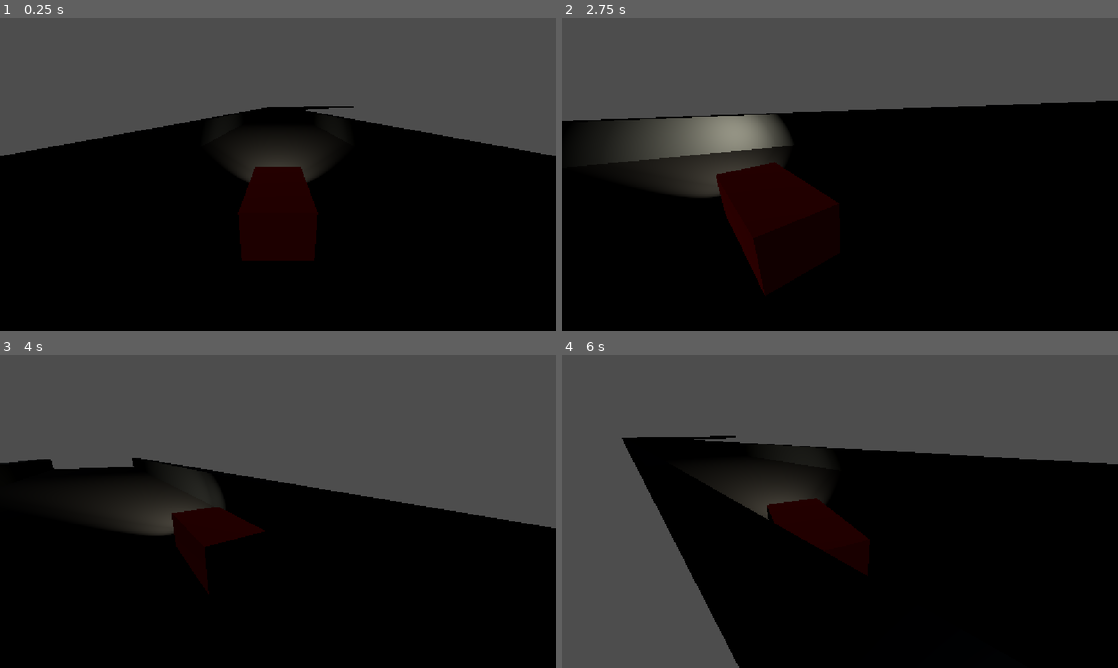
Above: before the commit, frames 1-4 (two rows, left to right).
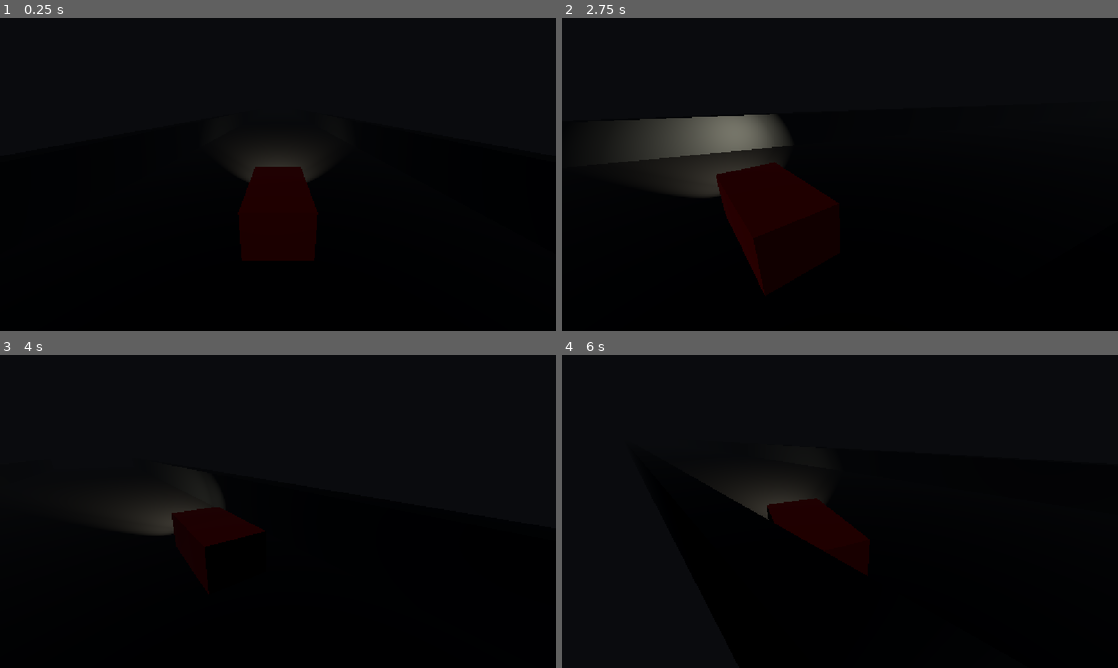
Above: after the commit, the same moments.

Repository: sebavidal10/km77
Game: Godot game, scene res://world.tscn
The game is run twice, just before and just after one commit, with the same random seed, the same clock (stepped at 60 frames per second) and the same inputs.
Inputs:
- Up to frame 1 (0.25 s): no input
- Up to frame 2 (2.75 s): hold Right (steer_right) 0.53-1.28 s; tap Enter at 1.25 s; hold S (brake) 1.28-2.03 s; hold Right (steer_right) from 2.03 s (still down)
- Up to frame 3 (4 s): release Right (steer_right) at 2.78 s; hold W (accelerate) 2.78-3.53 s; hold A (steer_left) from 3.53 s (still down)
- Up to frame 4 (6 s): release A (steer_left) at 5.03 s; hold S (brake) 5.03-5.78 s; hold Right (steer_right) from 5.78 s (still down)

The runs differ from the first frame. In frame 1, 36% of the frame differs, in the area x 0-100%, y 0-44%; in frame 2, 31%; in frame 3, 42%; in frame 4, 45%, in the area x 0-100%, y 0-100%.

Commit message:
feat(environment): configure low-visibility dense fog and midnight atmosphere

Diff:
--- a/world.tscn
+++ b/world.tscn
@@ -14,7 +14,20 @@
 albedo_color = Color(1, 0, 0, 1)
 
 [sub_resource type="Environment" id="Environment_ku5fm"]
-ambient_light_source = 3
+background_mode = 1
+background_color = Color(0.015, 0.018, 0.022, 1)
+ambient_light_source = 2
+ambient_light_color = Color(0.02, 0.025, 0.03, 1)
+ambient_light_energy = 0.2
+fog_enabled = true
+fog_light_color = Color(0.04, 0.045, 0.055, 1)
+fog_density = 0.03
+fog_depth_begin = 12.0
+fog_depth_end = 45.0
+volumetric_fog_enabled = true
+volumetric_fog_density = 0.06
+volumetric_fog_albedo = Color(0.05, 0.055, 0.065, 1)
+volumetric_fog_length = 48.0
 
 [node name="World" type="Node3D" unique_id=1065469961]
 
